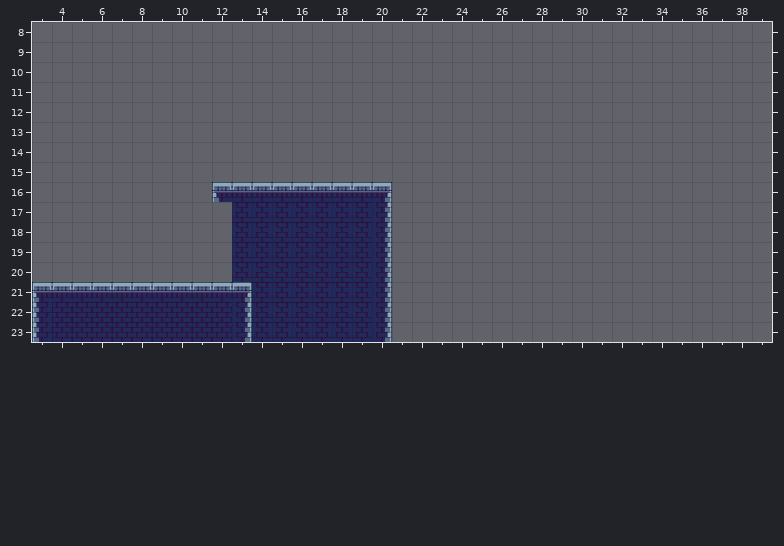
Tiled map: src/main/resources/maps/level2_midnightcity/map.tmx. This is how it looked before the edit.
Cells are 32x32 px. Shown: x 3..39, y 8..23.
Now the later version:
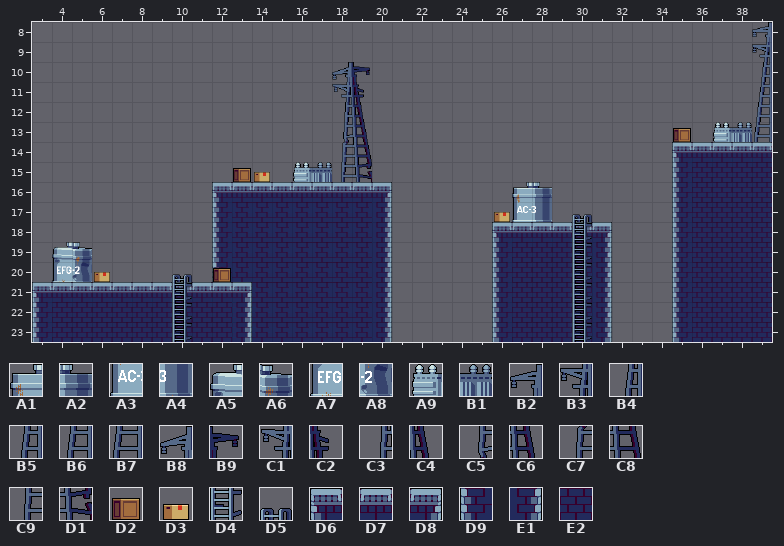
Key: from "24": A1 0, A2 1, A3 2, A4 3; from "25": A5 0, A6 1, A7 2, A8 3; from "26": A9 0, B1 1; from "3": B2 0, B3 1, B4 2, B5 3, B6 4, B7 5; from "4": B8 0, B9 1, C1 2, C2 3, C3 4, C4 5, C5 6, C6 7, C7 8, C8 9, C9 10, D1 11; from "Box1": D2 0; from "Box3": D3 0; from "Ladder2": D4 0; from "Ladder3": D5 0; from "cityTile": D6 0, D7 1, D8 2, D9 8, E1 10, E2 36.
__ is an empty cell.
Tiles of an added or newly shown layer are drawn over the layers below it.
What changed:
Layer "building4" (added):
y 15..23: x 35..39 __ __ __ __ __ -> D9 E2 E2 E2 E2
Layer "building3" (added):
y 19..23: x 26..31 __ __ __ __ __ __ -> D9 E2 E2 E2 E2 E1
Layer "building2":
y 17..20: x 12 __ -> D9
Layer "platform":
y 14: x 35..39 __ __ __ __ __ -> D6 D7 D7 D7 D7
y 18: x 26..31 __ __ __ __ __ __ -> D6 D7 D7 D7 D7 D8
y 19..21: x 30 __ -> D4
y 22..23: x 10 __ -> D4; x 30 __ -> D4
Layer "decorations" (added):
y 8: x 39 __ -> B2
y 9: x 39 __ -> B3
y 10: x 18..19 __ __ -> B8 B9; x 39 __ -> B4
y 11: x 18..19 __ __ -> C1 C2; x 39 __ -> B5
y 12: x 18..19 __ __ -> C3 C4; x 39 __ -> B6
y 13: x 18..19 __ __ -> C5 C6; x 35 __ -> D2; x 37..39 __ __ __ -> A9 B1 B7
y 14: x 18..19 __ __ -> C7 C8
y 15: x 13..14 __ __ -> D2 D3; x 16..19 __ __ __ __ -> A9 B1 C9 D1
y 16: x 27..28 __ __ -> A1 A2
y 17: x 26..28 __ __ __ -> D3 A3 A4; x 30 __ -> D5
y 18: x 30 __ -> D4
y 19: x 4..5 __ __ -> A5 A6
y 20: x 4..6 __ __ __ -> A7 A8 D3; x 10 __ -> D5; x 12 __ -> D2
y 21: x 10 __ -> D4
Boxes around the changes in both pictures, in picture pixels (x1, y1, x2, y2):
added: (672, 22, 772, 342)
added: (293, 62, 372, 182)
added: (233, 168, 270, 182)
added: (492, 182, 612, 342)
added: (212, 202, 232, 282)
added: (52, 242, 110, 282)
added: (172, 274, 192, 342)
